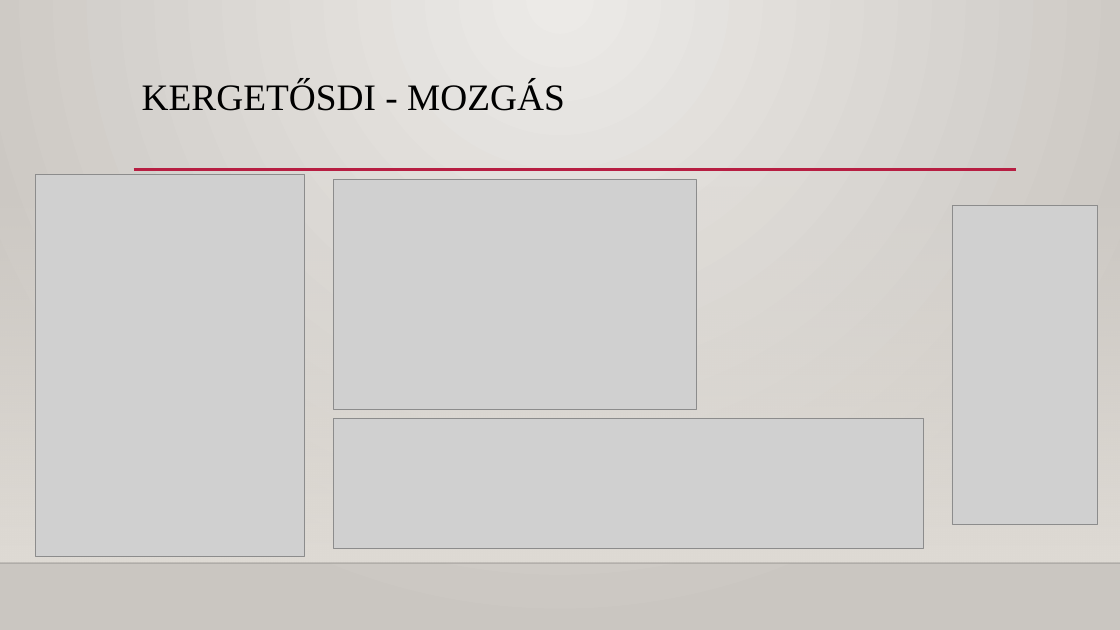
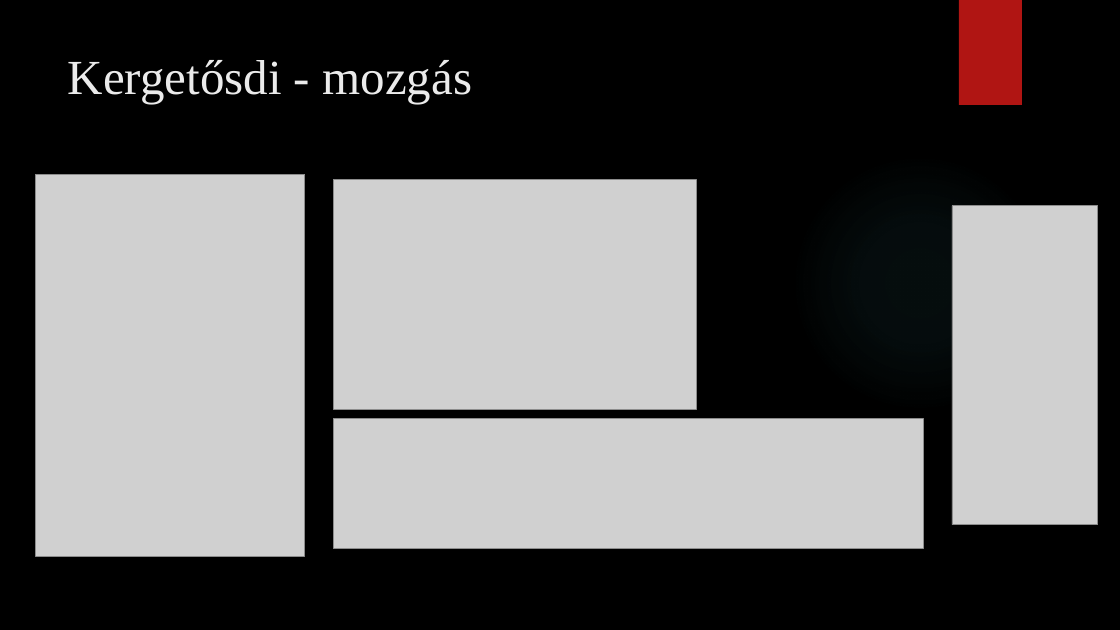
Before and after one commit to magyar-matyas/Jav-t-_projekt, a slide deck: slide 5 of Javító-Projekt.pptx. Drawn at 1120x630 pixels with LibreOffice and Linux fonts; fonts in the diff are those of the drawing; grey boxes stand for pictures; background and template pictures are left out. Boxes give left, top, right and bottom in pixels: in the first picture for what was removed or moved away, otherwise in the second. Text is boxed around its words. In the diff, an @@ line names an element or a change of style, - is before the commit and + after.

```diff
--- a/Javító-Projekt.pptx
+++ b/Javító-Projekt.pptx
@@ background gradient #ECEAE7 to #CAC7C1 to picture (left out) @@
@@ rectangle added at <box>959,0,1022,105</box>, fill #B01513 @@
@@ title at <box>68,60,473,104</box>: text changed; size 32 to 42 pt; text colour #000000 to #EBEBEB @@
-KERGETŐSDI - MOZGÁS
+Kergetősdi - mozgás
@@ line removed from (134, 170) to (1017, 170) @@
@@ ellipse added at <box>791,154,1049,413</box>, fill gradient #50B9C1 @@
@@ rectangle removed at <box>0,186,1120,563</box> @@
@@ line removed from (0, 563) to (1120, 563) @@
```
Also in this commit, not shown: 9 other slides changed, 1 slide added, 1 slide removed.
